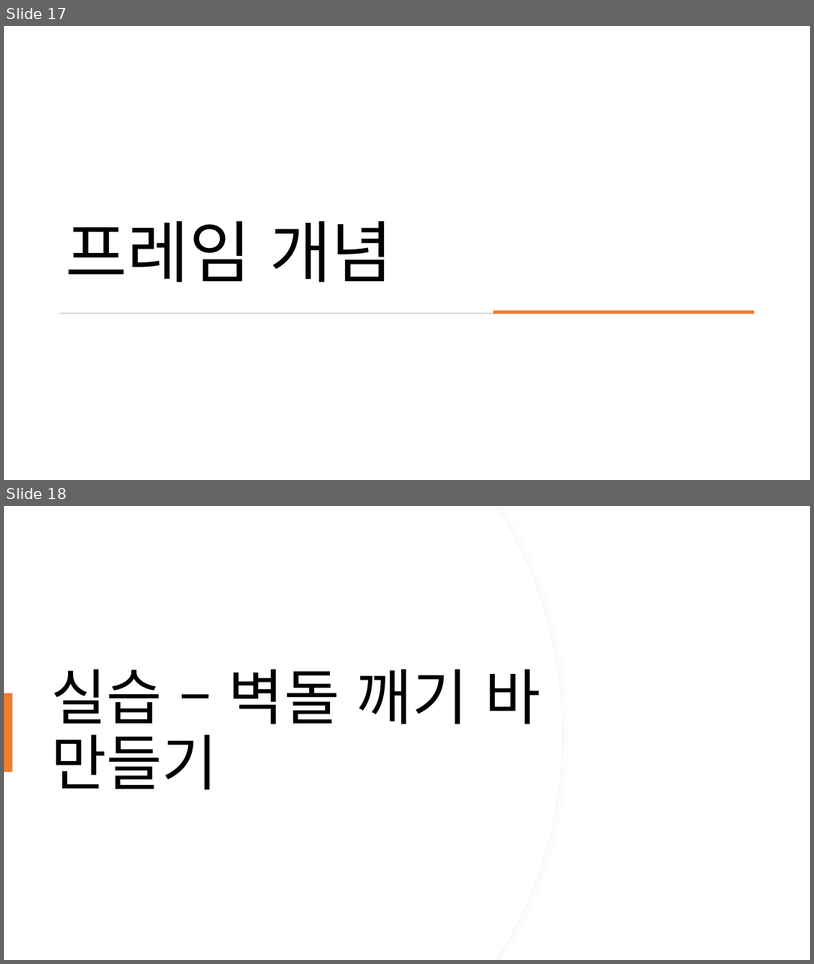
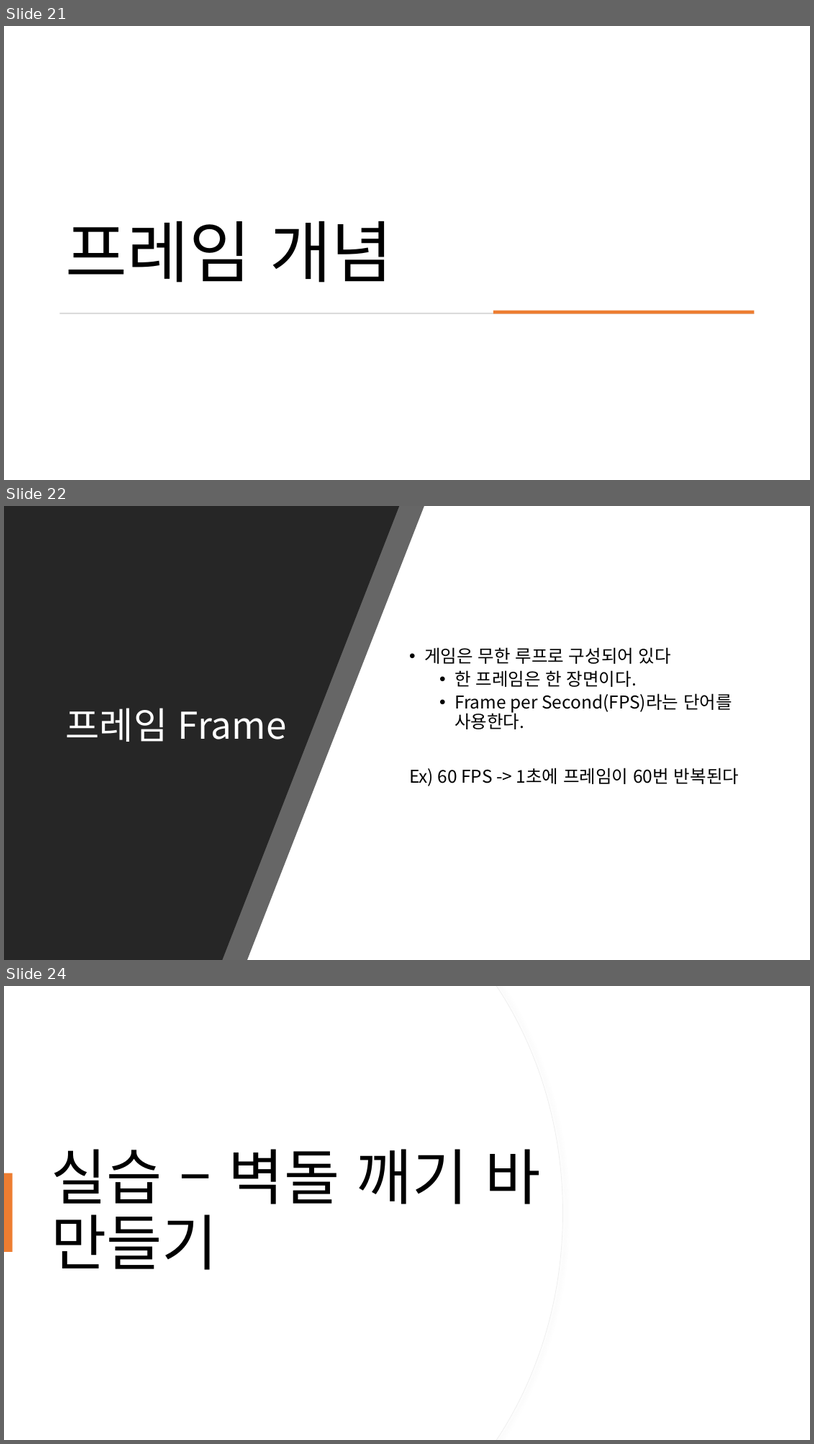
Before and after one commit to kjh99660/Study_powerpoint, a slide deck: C#스터디/c# 스터디 6주 차.pptx. Shown one above the other, each under a label of ours: slides 17 and 18 before the commit, slides 21, 22 and 24 after it; the slides between them are not shown. The pictures are 814x964 and 814x1444 pixels, drawn with LibreOffice and Linux fonts; fonts in the diff are those of the drawing. Boxes give left, top, right and bottom in pixels: in the first picture for what was removed or moved away, otherwise in the second. Text is boxed around its words. In the diff, an @@ line names an element or a change of style, - is before the commit and + after.

```diff
--- a/C#스터디/c# 스터디 6주 차.pptx
+++ b/C#스터디/c# 스터디 6주 차.pptx
@@ slide 22 added at bbox=[4, 506, 810, 960], background #000000 @@
@@ rectangle added at bbox=[4, 506, 810, 960], fill #FFFFFF @@
@@ freeform shape added at bbox=[4, 506, 424, 960], fill #262626 at 70% opacity @@
@@ freeform shape added at bbox=[4, 506, 399, 960], fill #262626 @@
@@ text added at bbox=[409, 647, 739, 786], 21 pt, text #000000 @@
+• 게임은 무한 루프로 구성되어 있다
+  • 한 프레임은 한 장면이다.
+  • Frame per Second(FPS)라는 단어를 사용한다.
+Ex) 60 FPS -> 1초에 프레임이 60번 반복된다
@@ title added at bbox=[66, 708, 287, 741], 44 pt, text #FFFFFF @@
+프레임 Frame
@@ what was slide 17 is now slide 21 @@
@@ what was slide 18 is now slide 24 @@
```
Also in this commit, not shown: 1 slide changed, 6 other slides added, 14 other files.
